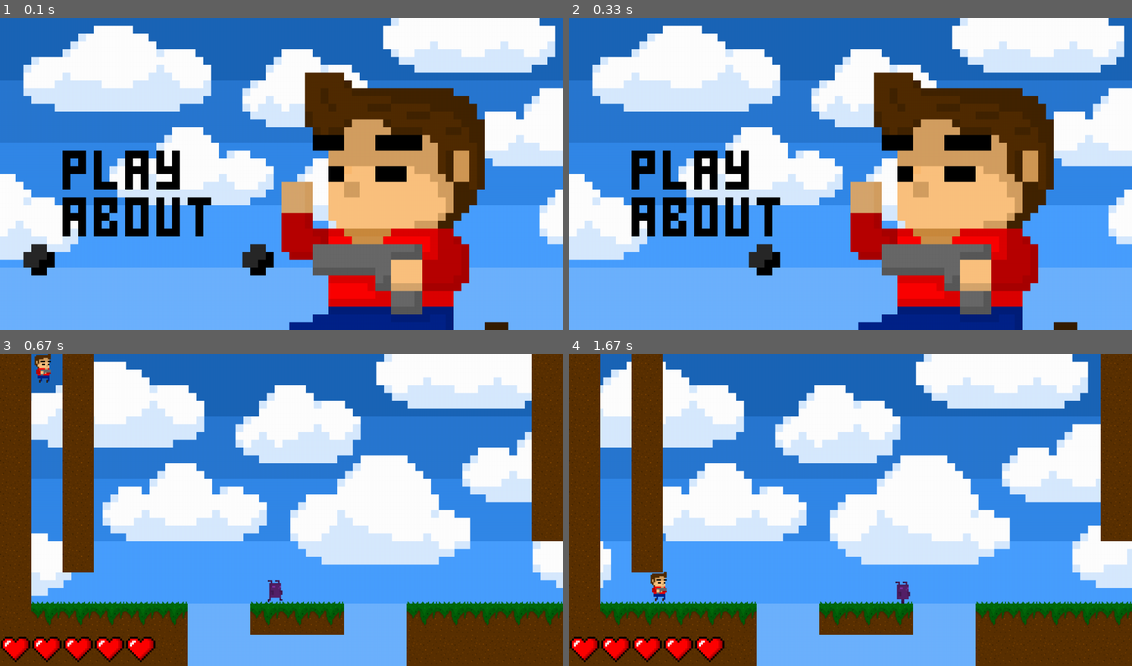
Above: before the commit, frames 1-4 (two rows, left to right).
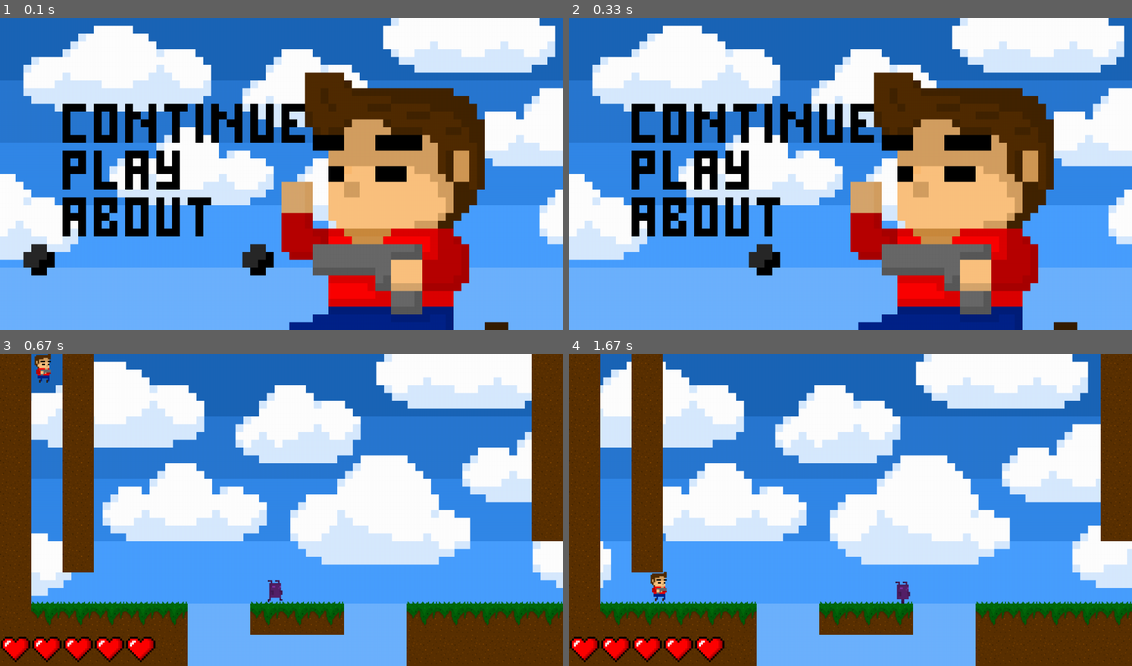
Above: after the commit, the same moments.

Repository: hammadfarooqi/PygamePlatformer
Game: pygame game, started from PygamePlatformer2.py
Two runs of this game, one before a commit and one after it. Both use one fixed random seed, a clock stepped at 60 frames per second and the inputs below.
Inputs (mouse positions are in pixels of both pictures, inside the frame that each line leads up to):
- Up to frame 1 (0.1 s): no input
- Up to frame 2 (0.33 s): no input
- Up to frame 3 (0.67 s): click (118, 506) at 0.38 s
- Up to frame 4 (1.67 s): tap Space at 0.67 s; hold Right 1-1.47 s; hold Up from 1.5 s (still down)

The runs differ from the first frame. In frame 1, 2.8% of the frame differs, in the area x 11-55%, y 27-40%; in frame 2, 2.8%; in frame 3, nothing differs; in frame 4, nothing differs.

Commit message:
Committing all changes until this point

Diff:
--- a/PygamePlatformer2SaveFile.py
+++ b/PygamePlatformer2SaveFile.py
@@ -1,3 +1,3 @@
 worldNum = 1
-levelNum = 1
+levelNum = 2
 lives = 5
